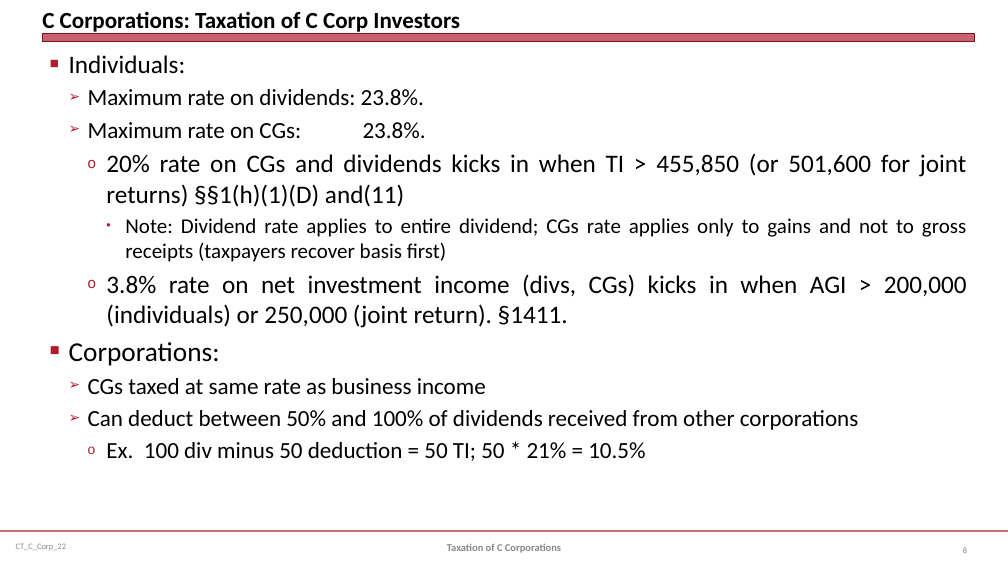
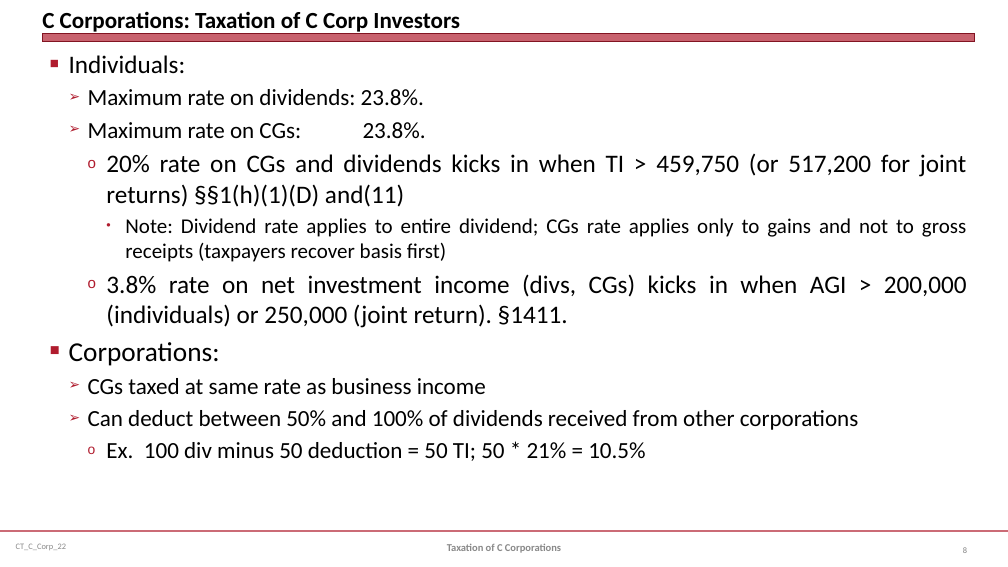
Before and after one commit to jmc877/Corporate-Tax, a slide deck: slide 8 of slides/CT_C_Corp_22.pptx. Drawn at 1008x567 pixels with LibreOffice and Linux fonts; fonts in the diff are those of the drawing. Boxes give left, top, right and bottom in pixels: in the first picture for what was removed or moved away, otherwise in the second. Text is boxed around its words. In the diff, an @@ line names an element or a change of style, - is before the commit and + after.

```diff
--- a/slides/CT_C_Corp_22.pptx
+++ b/slides/CT_C_Corp_22.pptx
@@ text at (106,154,967,207): text changed @@
-    o 20% rate on CGs and dividends kicks in when TI > 455,850 (or 501,600 for joint returns) §§1(h)(1)(D) and(11)
+    o 20% rate on CGs and dividends kicks in when TI > 459,750 (or 517,200 for joint returns) §§1(h)(1)(D) and(11)
```
Also in this commit, not shown: 6 other slides changed, 5 other files.
